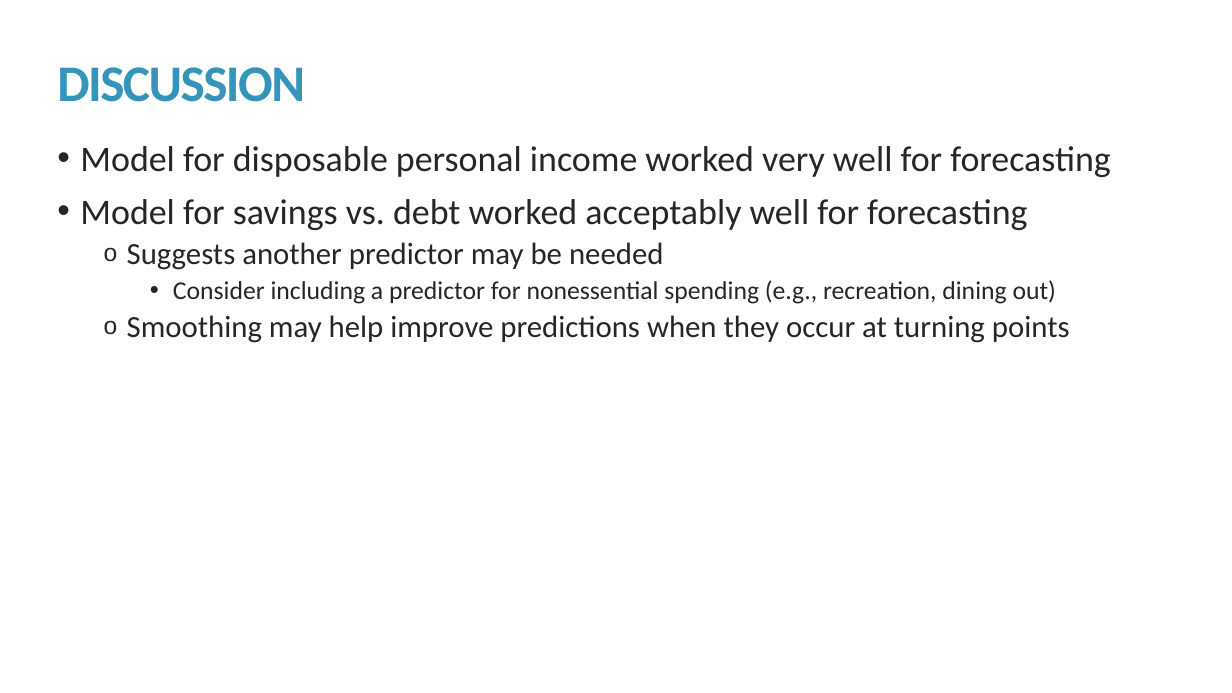
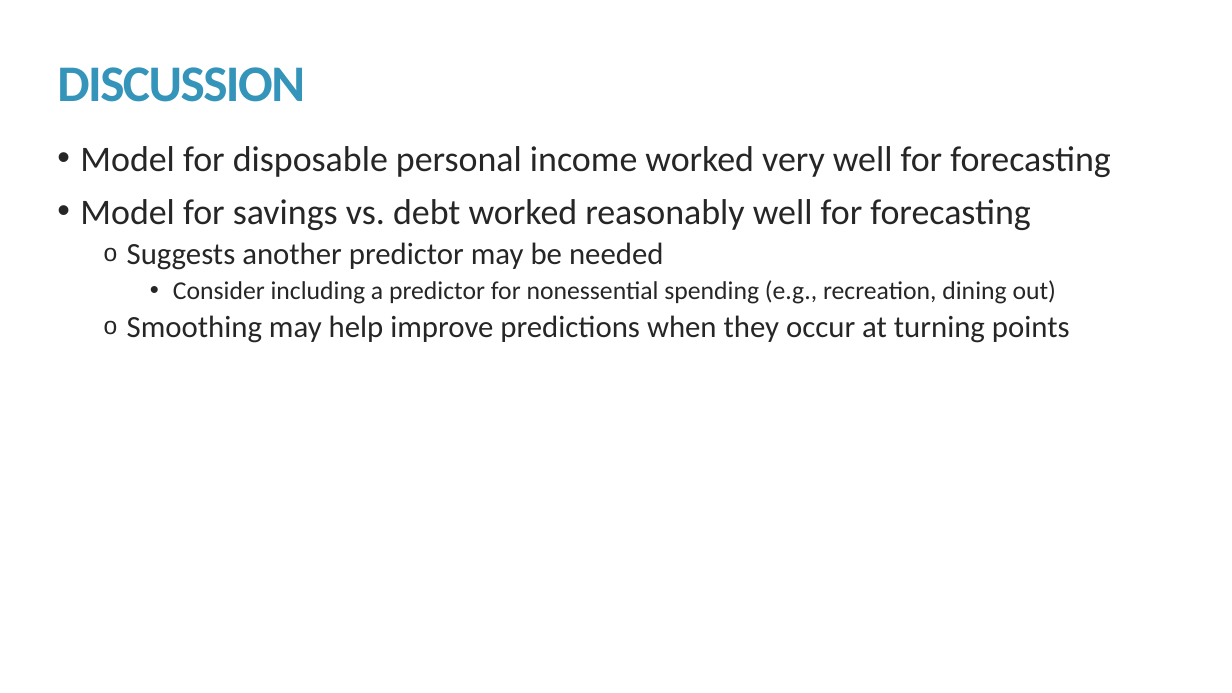
Before and after one commit to kmprioliPROF/MAT_8444_Final_Project, a slide deck: slide 16 of Prioli_Final_Proj.pptx. Drawn at 1232x693 pixels with LibreOffice and Linux fonts; fonts in the diff are those of the drawing. Boxes give left, top, right and bottom in pixels: in the first picture for what was removed or moved away, otherwise in the second. Text is boxed around its words. In the diff, an @@ line names an element or a change of style, - is before the commit and + after.

```diff
--- a/Prioli_Final_Proj.pptx
+++ b/Prioli_Final_Proj.pptx
@@ text at (x1=80, y1=199, x2=1030, y2=230): text changed @@
-• Model for savings vs. debt worked acceptably well for forecasting
+• Model for savings vs. debt worked reasonably well for forecasting
```
Also in this commit, not shown: 5 other slides changed, 2 other files.
